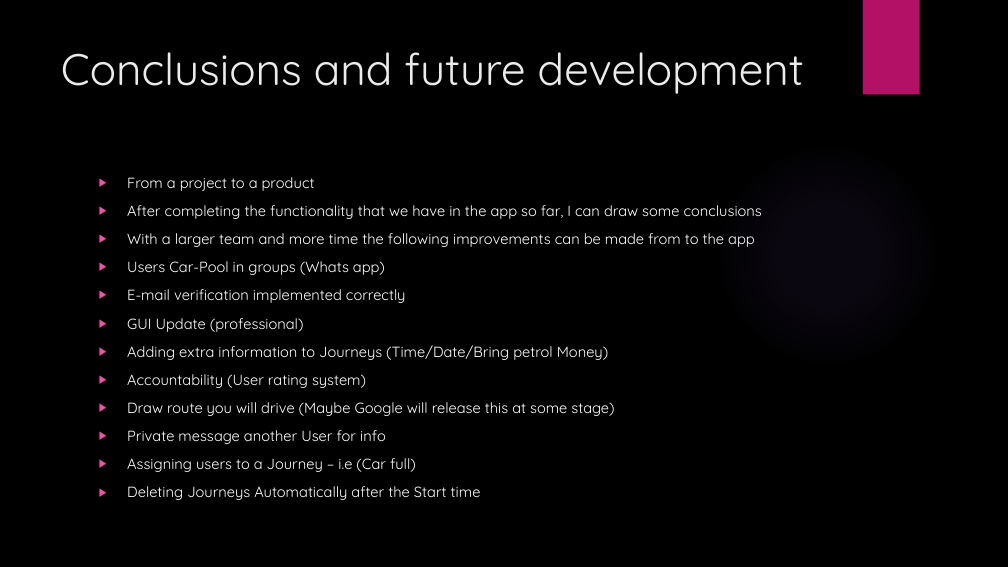
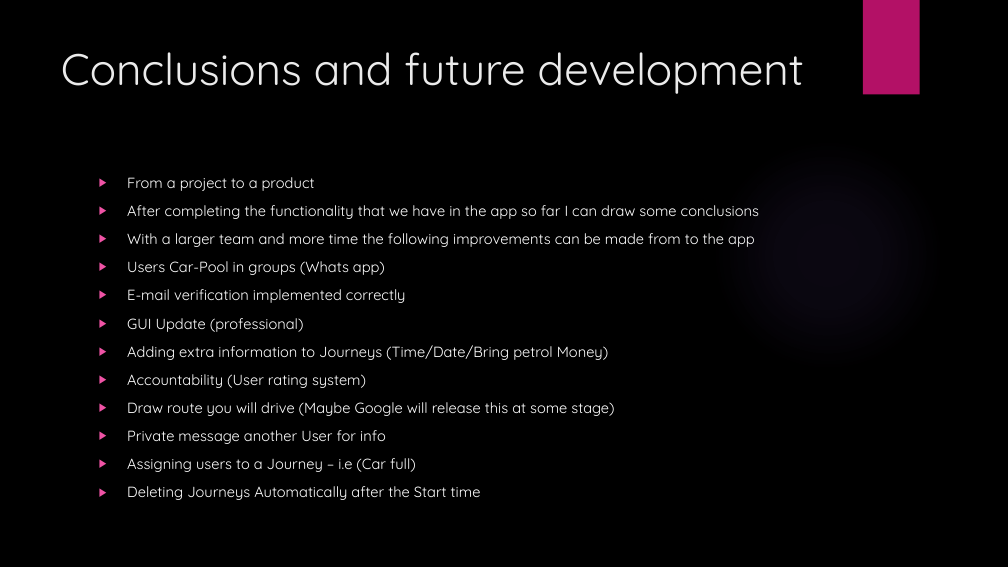
Before and after one commit to cormacmchale/ProfPractice, a slide deck: slide 9 of RideShare.pptx. Drawn at 1008x567 pixels with LibreOffice and Linux fonts; fonts in the diff are those of the drawing; background and template pictures are left out. Boxes give left, top, right and bottom in pixels: in the first picture for what was removed or moved away, otherwise in the second. Text is boxed around its words. In the diff, an @@ line names an element or a change of style, - is before the commit and + after.

Commit message:
upload document submitted

```diff
--- a/RideShare.pptx
+++ b/RideShare.pptx
@@ text at box(127, 205, 759, 219): text changed @@
-▶ After completing the functionality that we have in the app so far, I can draw some conclusions
+▶ After completing the functionality that we have in the app so far I can draw some conclusions
```
